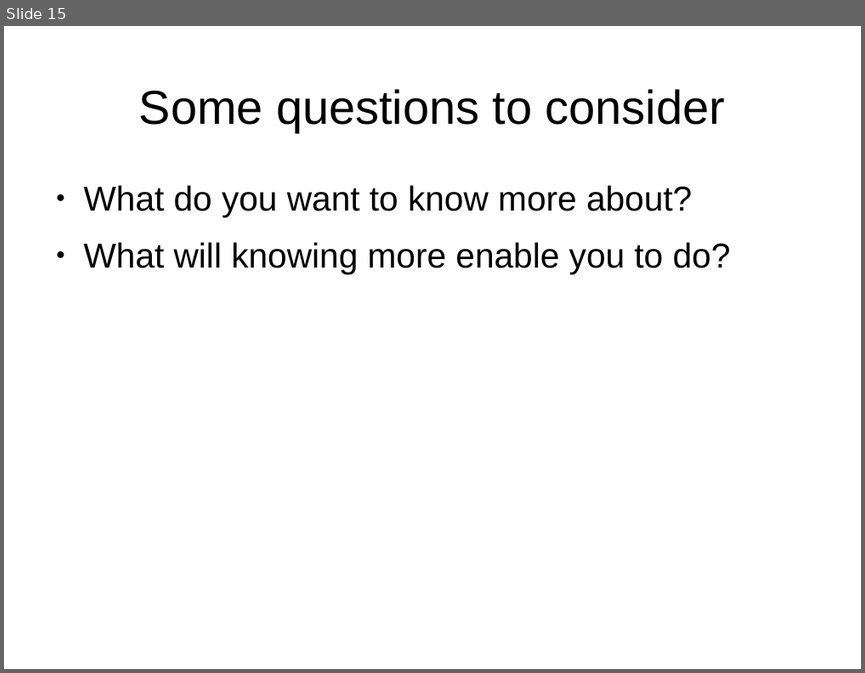
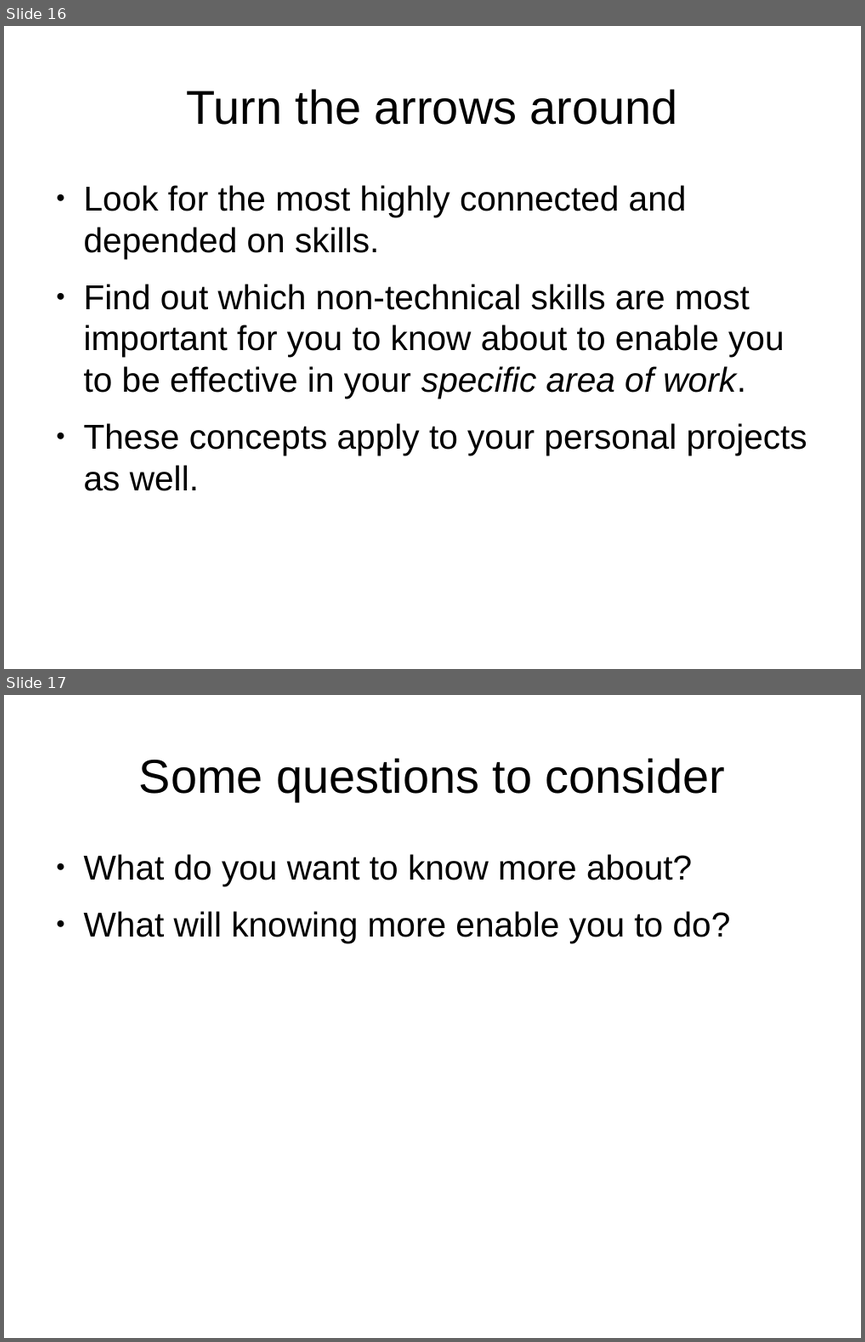
Before and after one commit to shuttle1987/CompCon2016, a slide deck: Slides.odp. Shown one above the other, each under a label of ours: slide 15 before the commit, slides 16 and 17 after it. The pictures are 865x673 and 865x1342 pixels, drawn with LibreOffice and Linux fonts; fonts in the diff are those of the drawing. Boxes give left, top, right and bottom in pixels: in the first picture for what was removed or moved away, otherwise in the second. Text is boxed around its words. In the diff, an @@ line names an element or a change of style, - is before the commit and + after.

```diff
--- a/Slides.odp
+++ b/Slides.odp
@@ slide 16 added at bbox=[4, 26, 861, 669], background #FFFFFF @@
@@ title added at bbox=[186, 89, 678, 125], 44 pt, text #000000 @@
+Turn the arrows around
@@ text added at bbox=[84, 185, 807, 491], 32 pt, text #000000 @@
+● Look for the most highly connected and depended on skills.
+● Find out which non-technical skills are most important for you to know about to enable you to be effective in your specific area of work.
+● These concepts apply to your personal projects as well.
@@ what was slide 15 is now slide 17 @@
```
Also in this commit, not shown: 5 slides changed, 7 other slides added, 6 slides removed.
